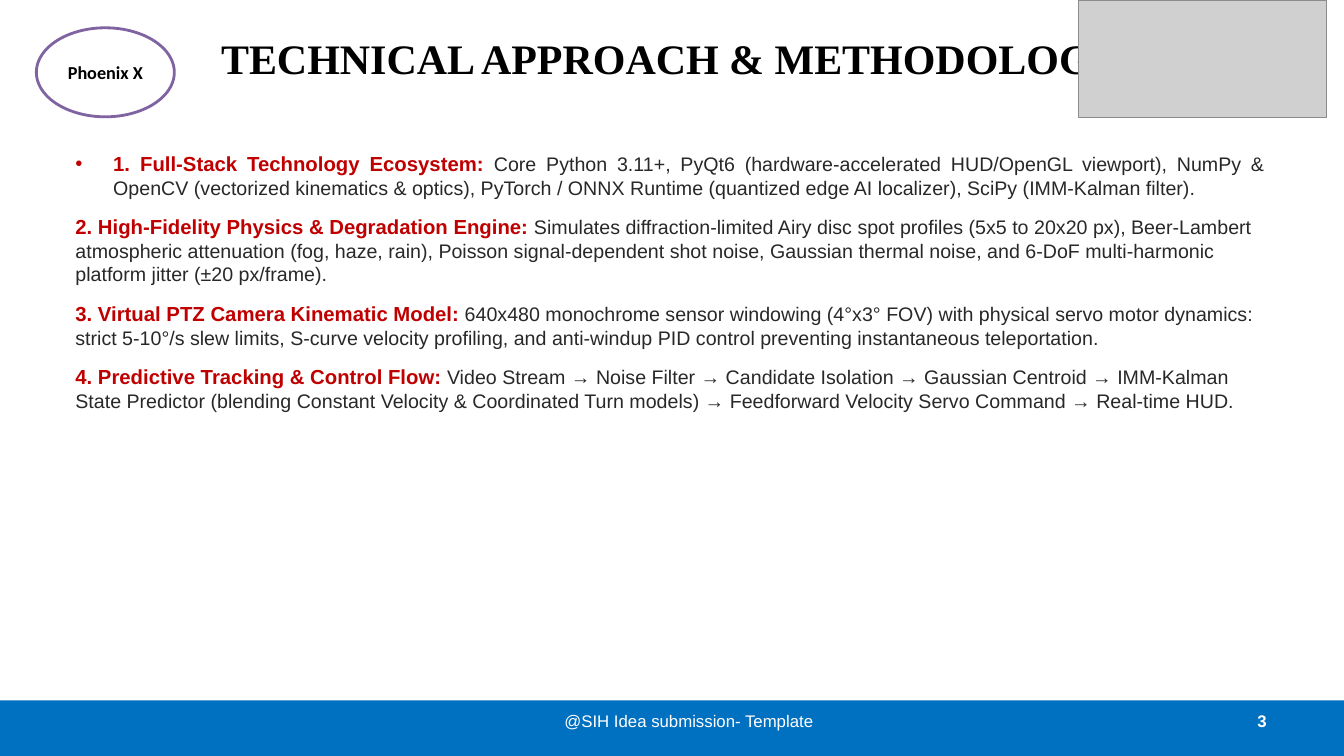
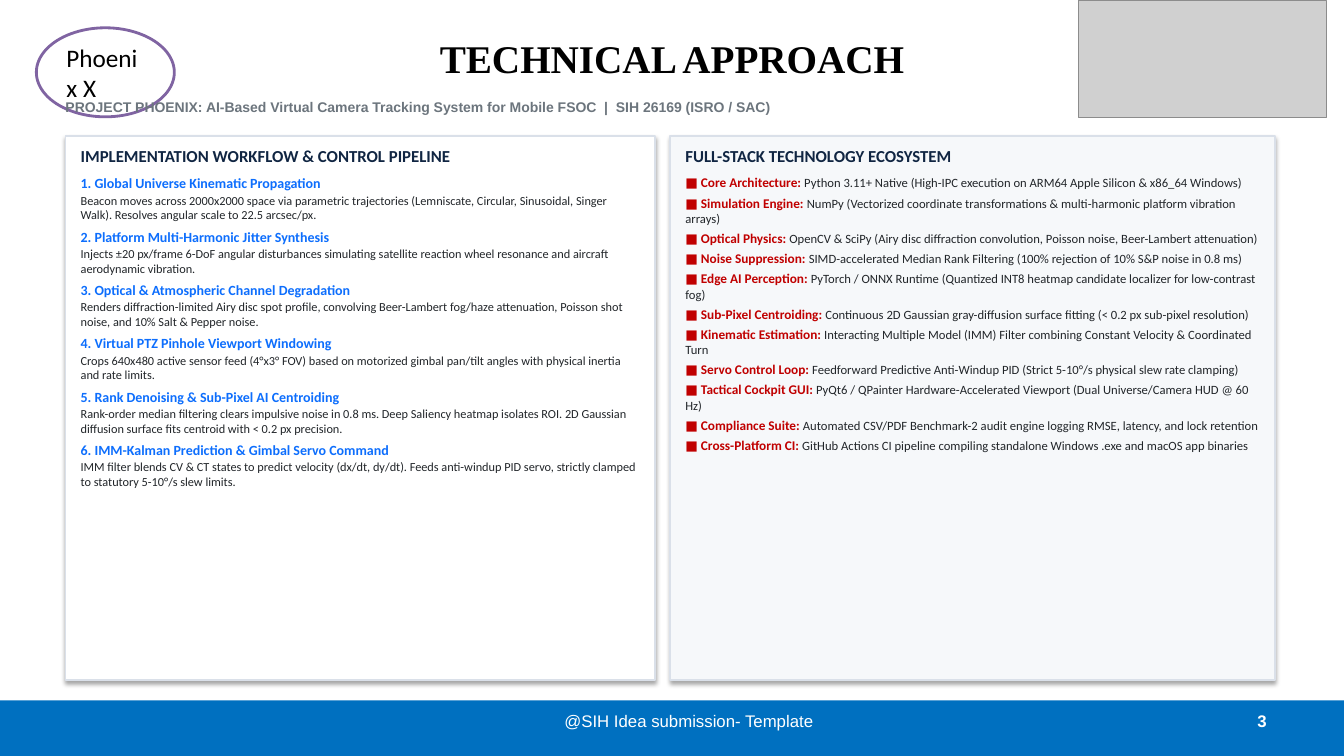
Before and after one commit to jvstin47/SIH-26169-Virtual-Camera-Tracking, a slide deck: slide 3 of Phoenix_X_SIH26169_Submission.pptx. Drawn at 1344x756 pixels with LibreOffice and Linux fonts; fonts in the diff are those of the drawing; grey boxes stand for pictures. Boxes give left, top, right and bottom in pixels: in the first picture for what was removed or moved away, otherwise in the second. Text is boxed around its words. In the diff, an @@ line names an element or a change of style, - is before the commit and + after.

Commit message:
feat(presentation): upgrade presentation deck to match multi-column card-based layout of SIH26177

```diff
--- a/Phoenix_X_SIH26169_Submission.pptx
+++ b/Phoenix_X_SIH26169_Submission.pptx
@@ ellipse "Phoenix X" at (x1=36, y1=28, x2=174, y2=117): size 13 to 18 pt, bold off; alignment centre to left @@
@@ title at (x1=440, y1=47, x2=904, y2=74): text changed; size 30 to 28 pt @@
-TECHNICAL APPROACH & METHODOLOGY
+TECHNICAL APPROACH
@@ text added at (x1=65, y1=102, x2=770, y2=116), 10 pt, text #6C757D, bold @@
+PROJECT PHOENIX: AI-Based Virtual Camera Tracking System for Mobile FSOC | SIH 26169 (ISRO / SAC)
@@ rectangle added at (x1=66, y1=136, x2=655, y2=681), fill #FFFFFF, outline #DAE0E9 1.2 pt @@
@@ rectangle added at (x1=670, y1=136, x2=1275, y2=681), fill #F6F8FA, outline #DAE0E9 1.2 pt @@
@@ text removed at (x1=75, y1=156, x2=1252, y2=412) @@
-• 1. Full-Stack Technology Ecosystem: Core Python 3.11+, PyQt6 (hardware-accelerated HUD/OpenGL viewport), NumPy & OpenCV (vectorized kinematics & optics), PyTorch / ONNX Runtime (quantized edge AI localizer), SciPy (IMM-Kalman filter).
-2. High-Fidelity Physics & Degradation Engine: Simulates diffraction-limited Airy disc spot profiles (5x5 to 20x20 px), Beer-Lambert atmospheric attenuation (fog, haze, rain), Poisson signal-dependent shot noise, Gaussian thermal noise, and 6-DoF multi-harmonic platform jitter (±20 px/frame).
-3. Virtual PTZ Camera Kinematic Model: 640x480 monochrome sensor windowing (4°x3° FOV) with physical servo motor dynamics: strict 5-10°/s slew limits, S-curve velocity profiling, and anti-windup PID control preventing instantaneous teleportation.
-4. Predictive Tracking & Control Flow: Video Stream → Noise Filter → Candidate Isolation → Gaussian Centroid → IMM-Kalman State Predictor (blending Constant Velocity & Coordinated Turn models) → Feedforward Velocity Servo Command → Real-time HUD.
@@ text added at (x1=81, y1=151, x2=636, y2=488), 8.8 pt, text #212529 @@
+IMPLEMENTATION WORKFLOW & CONTROL PIPELINE
+1. Global Universe Kinematic Propagation
+Beacon moves across 2000x2000 space via parametric trajectories (Lemniscate, Circular, Sinusoidal, Singer Walk). Resolves angular scale to 22.5 arcsec/px.
+2. Platform Multi-Harmonic Jitter Synthesis
+Injects ±20 px/frame 6-DoF angular disturbances simulating satellite reaction wheel resonance and aircraft aerodynamic vibration.
+3. Optical & Atmospheric Channel Degradation
+Renders diffraction-limited Airy disc spot profile, convolving Beer-Lambert fog/haze attenuation, Poisson shot noise, and 10% Salt & Pepper noise.
+4. Virtual PTZ Pinhole Viewport Windowing
+Crops 640x480 active sensor feed (4°x3° FOV) based on motorized gimbal pan/tilt angles with physical inertia and rate limits.
+5. Rank Denoising & Sub-Pixel AI Centroiding
+Rank-order median filtering clears impulsive noise in 0.8 ms. Deep Saliency heatmap isolates ROI. 2D Gaussian diffusion surface fits centroid with < 0.2 px precision.
+6. IMM-Kalman Prediction & Gimbal Servo Command
+IMM filter blends CV & CT states to predict velocity (dx/dt, dy/dt). Feeds anti-windup PID servo, strictly clamped to statutory 5-10°/s slew limits.
@@ text added at (x1=685, y1=151, x2=1258, y2=452), 9 pt, text #212529 @@
+FULL-STACK TECHNOLOGY ECOSYSTEM
+■ Core Architecture: Python 3.11+ Native (High-IPC execution on ARM64 Apple Silicon & x86_64 Windows)
+■ Simulation Engine: NumPy (Vectorized coordinate transformations & multi-harmonic platform vibration arrays)
+■ Optical Physics: OpenCV & SciPy (Airy disc diffraction convolution, Poisson noise, Beer-Lambert attenuation)
+■ Noise Suppression: SIMD-accelerated Median Rank Filtering (100% rejection of 10% S&P noise in 0.8 ms)
+■ Edge AI Perception: PyTorch / ONNX Runtime (Quantized INT8 heatmap candidate localizer for low-contrast fog)
+■ Sub-Pixel Centroiding: Continuous 2D Gaussian gray-diffusion surface fitting (< 0.2 px sub-pixel resolution)
+■ Kinematic Estimation: Interacting Multiple Model (IMM) Filter combining Constant Velocity & Coordinated Turn
+■ Servo Control Loop: Feedforward Predictive Anti-Windup PID (Strict 5-10°/s physical slew rate clamping)
+■ Tactical Cockpit GUI: PyQt6 / QPainter Hardware-Accelerated Viewport (Dual Universe/Camera HUD @ 60 Hz)
+■ Compliance Suite: Automated CSV/PDF Benchmark-2 audit engine logging RMSE, latency, and lock retention
+■ Cross-Platform CI: GitHub Actions CI pipeline compiling standalone Windows .exe and macOS app binaries
```
Also in this commit, not shown: 5 other slides changed, 1 other file.
